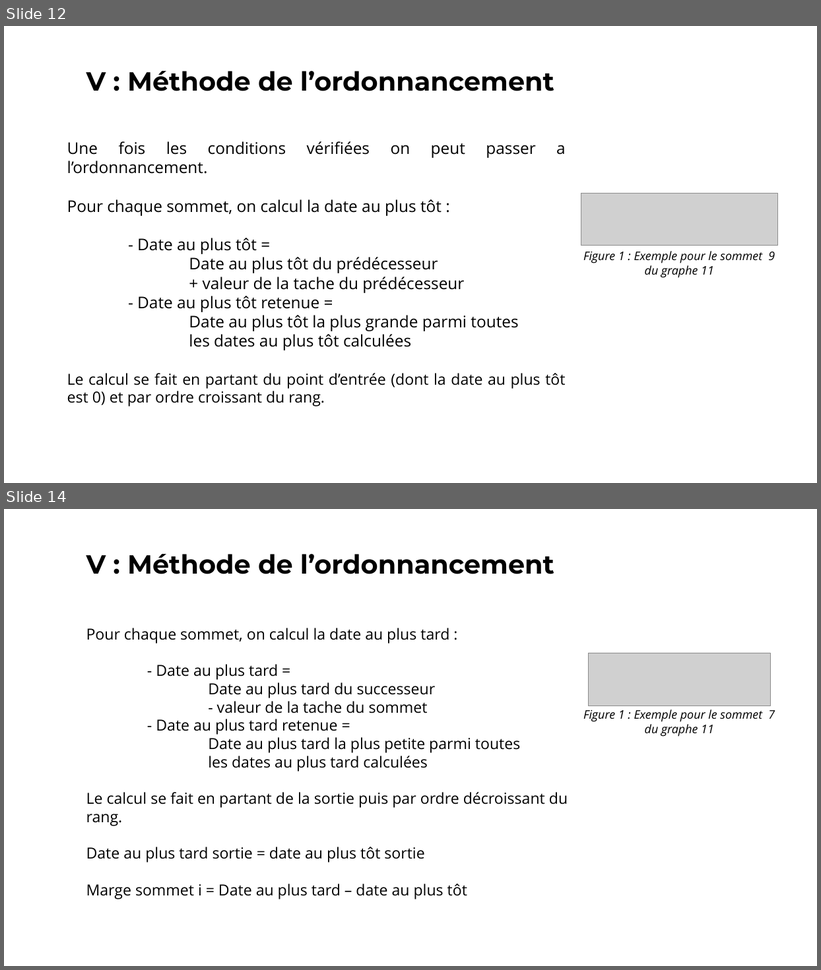
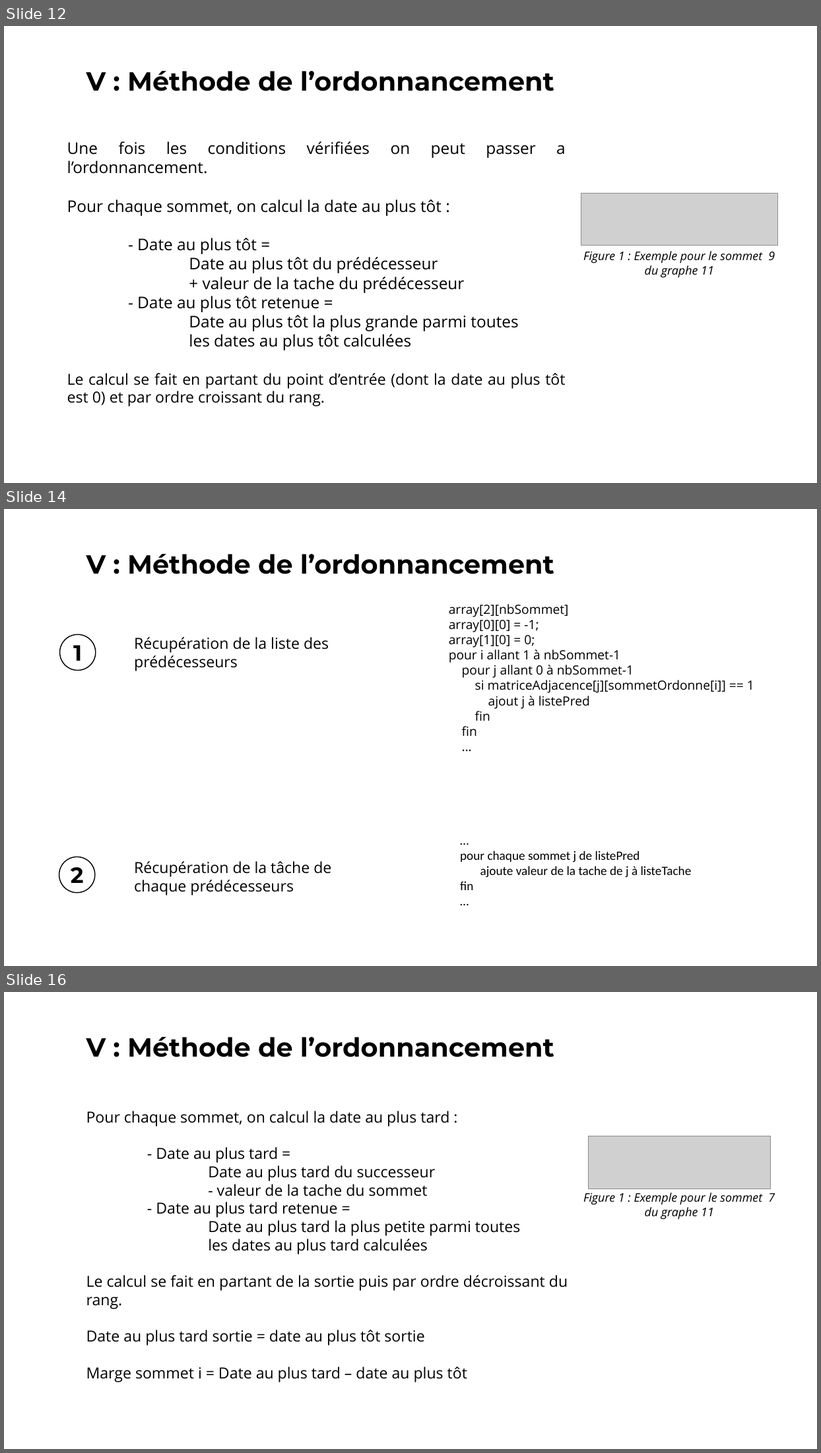
Before and after one commit to vincentdbs/ProjetTheorieDesGraphes, a slide deck: A4_Presentation.pptx. Shown one above the other, each under a label of ours: slides 12 and 14 before the commit, slides 12, 14 and 16 after it; the slides between them are not shown. The pictures are 821x970 and 821x1453 pixels, drawn with LibreOffice and Linux fonts; fonts in the diff are those of the drawing; grey boxes stand for pictures. Boxes give left, top, right and bottom in pixels: in the first picture for what was removed or moved away, otherwise in the second. Text is boxed around its words. In the diff, an @@ line names an element or a change of style, - is before the commit and + after.

```diff
--- a/A4_Presentation.pptx
+++ b/A4_Presentation.pptx
@@ slide 14 added at (x1=4, y1=509, x2=817, y2=966), background #FFFFFF @@
@@ text added at (x1=86, y1=554, x2=554, y2=574), 62 pt, text #000000, bold @@
+V : Méthode de l’ordonnancement
@@ text added at (x1=449, y1=604, x2=754, y2=736), 30 pt, text #000000 @@
+array[2][nbSommet]
+array[0][0] = -1;
+array[1][0] = 0;
+pour i allant 1 à nbSommet-1
+pour j allant 0 à nbSommet-1
+si matriceAdjacence[j][sommetOrdonne[i]] == 1
+ajout j à listePred
+fin
+fin
+…
@@ ellipse added at (x1=60, y1=634, x2=96, y2=671), outline #000000 2.25 pt @@
@@ text added at (x1=73, y1=645, x2=82, y2=661), 52 pt, text #000000, bold @@
+1
@@ text added at (x1=134, y1=637, x2=329, y2=671), 36 pt, text #000000 @@
+Récupération de la liste des prédécesseurs
@@ ellipse added at (x1=59, y1=857, x2=95, y2=893), outline #000000 2.25 pt @@
@@ text added at (x1=134, y1=861, x2=331, y2=896), 36 pt, text #000000 @@
+Récupération de la tâche de chaque prédécesseurs
@@ text added at (x1=460, y1=851, x2=692, y2=890), 30 pt, text #000000 @@
+…
+pour chaque sommet j de listePred
+ajoute valeur de la tache de j à listeTache
+fin
+…
@@ text added at (x1=71, y1=867, x2=84, y2=883), 52 pt, text #000000, bold @@
+2
@@ what was slide 14 is now slide 16 @@
```
Also in this commit, not shown: 3 slides changed, 1 other slide added.
